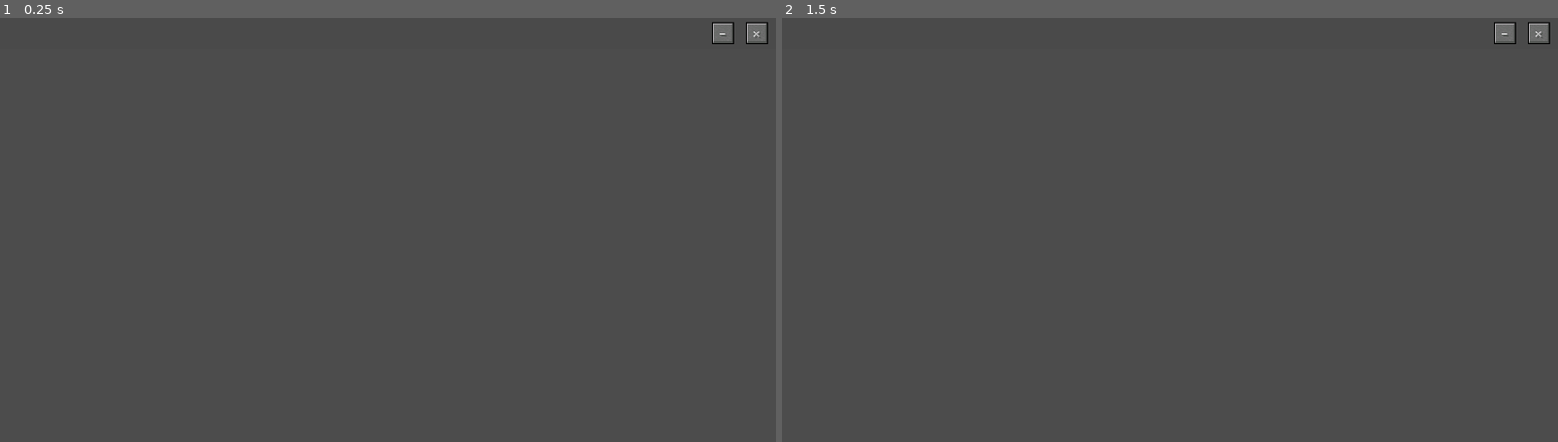
Above: before the commit, frames 1-2 (left to right).
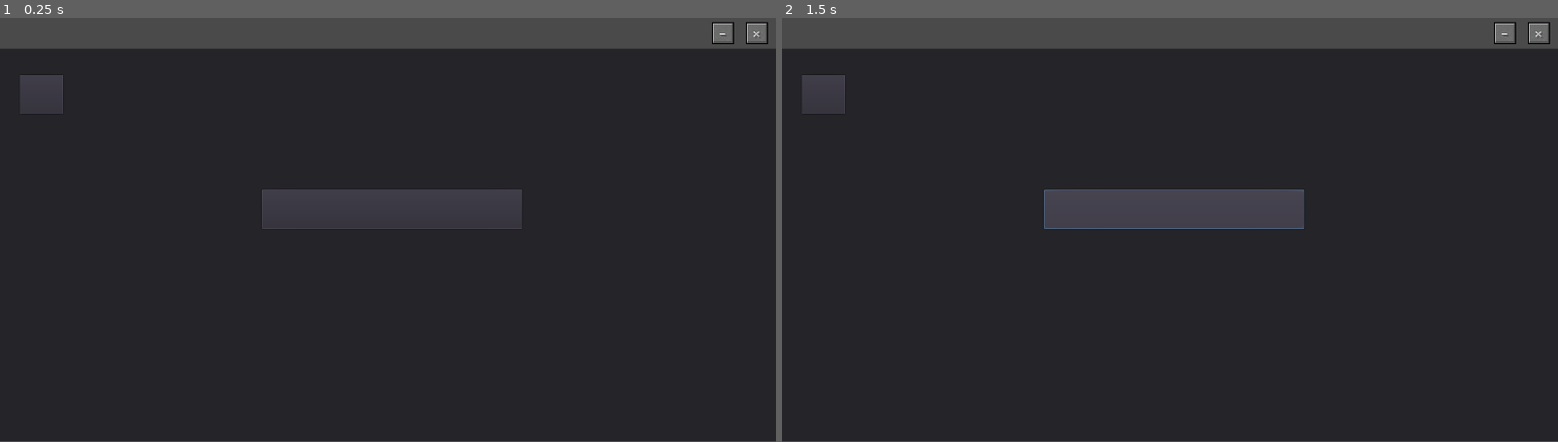
Above: after the commit, the same moments.

Repository: crispyi2/Flatcraft
Game: Godot game, scene res://versions/v0.0.1/scenes/title_screen.tscn
The game is run twice, just before and just after one commit, with the same random seed, the same clock (stepped at 60 frames per second) and the same inputs. This scene is started directly instead of the project's main scene.
Inputs (mouse positions are in pixels of both pictures, inside the frame that each line leads up to):
- Up to frame 1 (0.25 s): no input
- Up to frame 2 (1.5 s): click (820, 94) at 0.52 s; click (1177, 208) at 1.27 s

The runs differ from the first frame. In frame 1, 89% of the frame differs, in the area x 0-100%, y 7-100%; in frame 2, 89%.

Commit message:
title screen

Diff:
--- a/scenes/Launcher.tscn
+++ b/scenes/Launcher.tscn
@@ -22,6 +22,13 @@
 [sub_resource type="DynamicFont" id=5]
 size = 50
 font_data = SubResource( 4 )
+
+[sub_resource type="DynamicFontData" id=8]
+font_path = "res://fonts/1_Minecraft-Regular.otf"
+
+[sub_resource type="DynamicFont" id=9]
+size = 40
+font_data = SubResource( 8 )
 
 [sub_resource type="DynamicFontData" id=6]
 font_path = "res://fonts/1_Minecraft-Regular.otf"
@@ -107,6 +114,23 @@
 "_edit_use_anchors_": false
 }
 
+[node name="change_skin" type="Button" parent="Background"]
+margin_left = 1155.69
+margin_top = 103.327
+margin_right = 1403.69
+margin_bottom = 167.327
+
+[node name="Label" type="Label" parent="Background/change_skin"]
+margin_left = 7.00012
+margin_top = 12.0
+margin_right = 243.0
+margin_bottom = 52.0
+custom_fonts/font = SubResource( 9 )
+text = "Change Skin"
+__meta__ = {
+"_edit_use_anchors_": false
+}
+
 [node name="TitleBar" type="Control" parent="."]
 margin_right = 1440.0
 margin_bottom = 57.0
--- a/scripts/window/TitleBar.gd
+++ b/scripts/window/TitleBar.gd
@@ -22,3 +22,11 @@
 
 func _on_Minimize_pressed():
 	OS.set_window_minimized(true)
+
+
+func _on_settings_menu_about_to_show():
+	pass # Replace with function body.
+
+
+func _on_settings_menu_popup_hide():
+	pass # Replace with function body.
--- a/versions/v0.0.1/scenes/title_screen.tscn
+++ b/versions/v0.0.1/scenes/title_screen.tscn
@@ -1,13 +1,15 @@
-[gd_scene load_steps=4 format=2]
+[gd_scene load_steps=5 format=2]
 
 [ext_resource path="res://scripts/window/TitleBar.gd" type="Script" id=1]
 [ext_resource path="res://textures/window_assets/window-x.png" type="Texture" id=2]
 [ext_resource path="res://textures/window_assets/window--.png" type="Texture" id=3]
+[ext_resource path="res://versions/v0.0.1/scripts/settings_menu.gd" type="Script" id=4]
 
 [node name="Control" type="Control"]
 anchor_right = 1.0
 anchor_bottom = 1.0
 __meta__ = {
+"_edit_lock_": true,
 "_edit_use_anchors_": false
 }
 
@@ -54,6 +56,50 @@
 "_edit_use_anchors_": false
 }
 
+[node name="Panel" type="Panel" parent="."]
+margin_top = 57.0
+margin_right = 1440.0
+margin_bottom = 788.0
+__meta__ = {
+"_edit_use_anchors_": false
+}
+
+[node name="play" type="Button" parent="."]
+margin_left = 486.33
+margin_top = 320.02
+margin_right = 969.33
+margin_bottom = 393.02
+__meta__ = {
+"_edit_use_anchors_": false
+}
+
+[node name="settings" type="Button" parent="."]
+margin_left = 37.4681
+margin_top = 105.821
+margin_right = 117.468
+margin_bottom = 178.821
+__meta__ = {
+"_edit_use_anchors_": false
+}
+
+[node name="settings_menu" type="PopupMenu" parent="."]
+visible = true
+margin_top = 57.0
+margin_right = 1440.0
+margin_bottom = 788.0
+script = ExtResource( 4 )
+__meta__ = {
+"_edit_use_anchors_": false
+}
+
+[node name="settings_close_button" type="Button" parent="settings_menu"]
+margin_left = 1314.51
+margin_top = 48.8213
+margin_right = 1393.51
+margin_bottom = 121.821
+
 [connection signal="gui_input" from="TitleBar" to="TitleBar" method="_on_TitleBar_gui_input"]
 [connection signal="pressed" from="TitleBar/Close" to="TitleBar" method="_on_Close_pressed"]
 [connection signal="pressed" from="TitleBar/Minimize" to="TitleBar" method="_on_Minimize_pressed"]
+[connection signal="about_to_show" from="settings_menu" to="TitleBar" method="_on_settings_menu_about_to_show"]
+[connection signal="popup_hide" from="settings_menu" to="TitleBar" method="_on_settings_menu_popup_hide"]
--- /dev/null
+++ b/versions/v0.0.1/scripts/settings_menu.gd
@@ -0,0 +1,4 @@
+extends PopupMenu
+
+func _ready():
+	pass
Not shown: 1 places in scenes/Launcher.tscn that only renumber resources
Not shown, added: versions/v0.0.1/data/backups/.keep
Not shown, added: versions/v0.0.1/data/backups/worlds/.keep
Not shown, added: versions/v0.0.1/data/datapacks/.keep
Not shown, added: versions/v0.0.1/data/mods/.keep
Not shown, added: versions/v0.0.1/data/resourcepacks/.keep
Not shown, added: versions/v0.0.1/data/worlds/.keep
